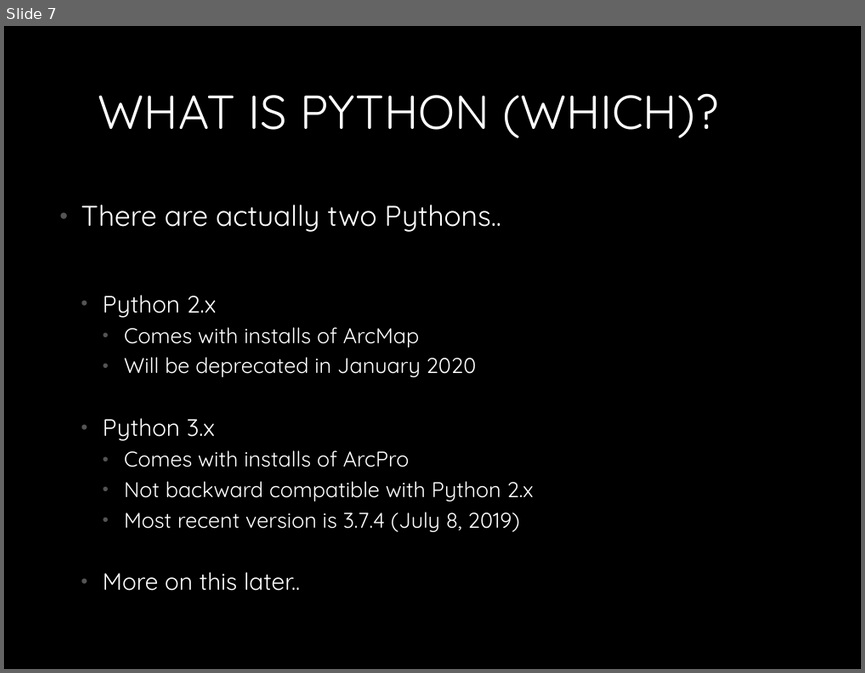
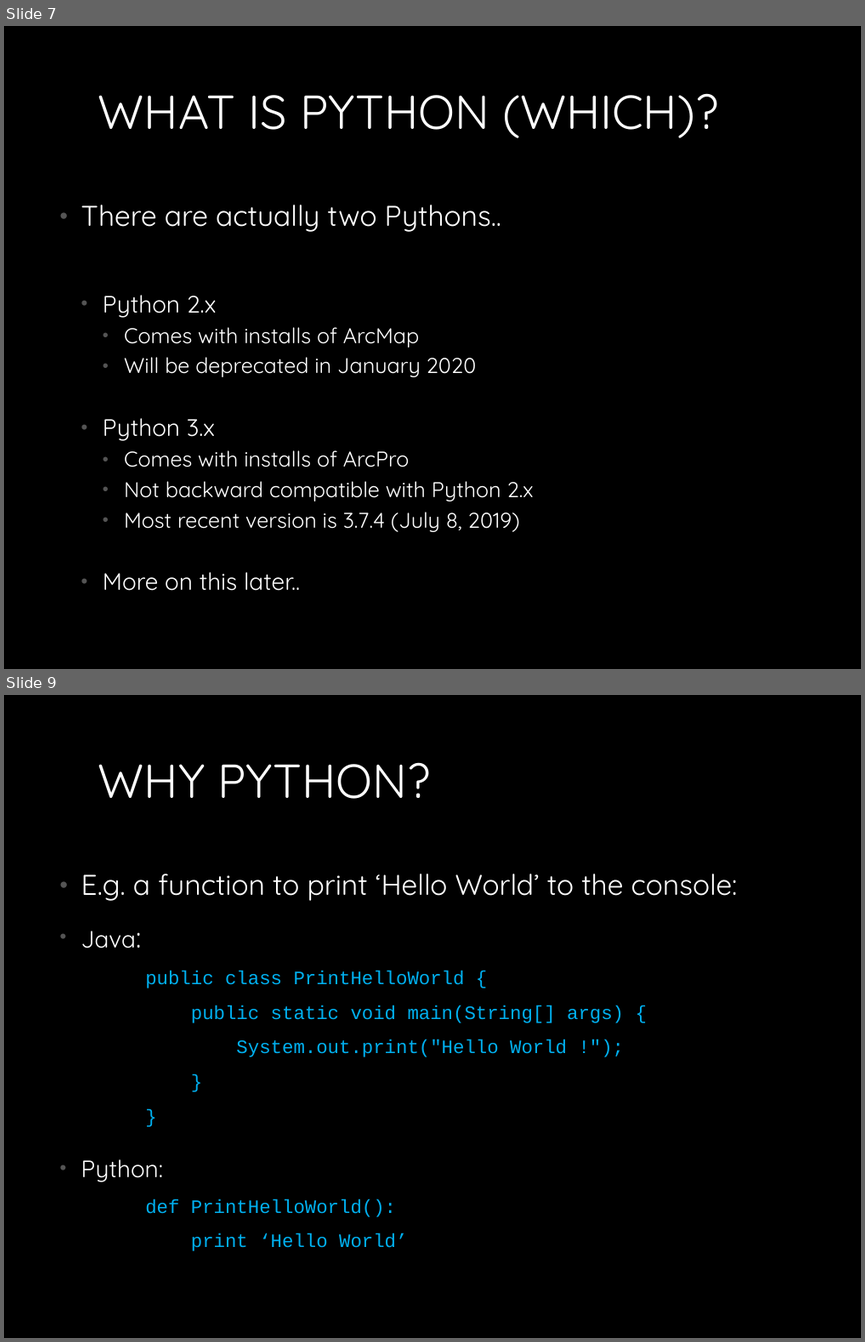
Before and after one commit to MichaelTroyer/Learning_Python_For_Fun_and_Profit, a slide deck: 1. Introduction/Introduction_to_Python.pptx. Shown one above the other, each under a label of ours: slide 7 before the commit, slides 7 and 9 after it; the slides between them are not shown. The pictures are 865x673 and 865x1342 pixels, drawn with LibreOffice and Linux fonts; fonts in the diff are those of the drawing. Boxes give left, top, right and bottom in pixels: in the first picture for what was removed or moved away, otherwise in the second. Text is boxed around its words. In the diff, an @@ line names an element or a change of style, - is before the commit and + after.

Commit message:
Updated Python Basics

```diff
--- a/1. Introduction/Introduction_to_Python.pptx
+++ b/1. Introduction/Introduction_to_Python.pptx
@@ slide 9 added at [4,695,861,1338], background #000000 @@
@@ title added at [98,762,431,799], 40 pt, text #FFFFFF @@
+WHY PYTHON?
@@ text added at [81,873,738,1251], 16 pt, text #00B0F0 @@
+• E.g. a function to print ‘Hello World’ to the console:
+• Java:
+        public class PrintHelloWorld {
+        public static void main(String[] args) {
+        System.out.print("Hello World !");
+        }
+        }
+• Python:
+        def PrintHelloWorld():
+        print ‘Hello World’
```
Also in this commit, not shown: 4 slides changed, 2 other slides added, 6 other files.
